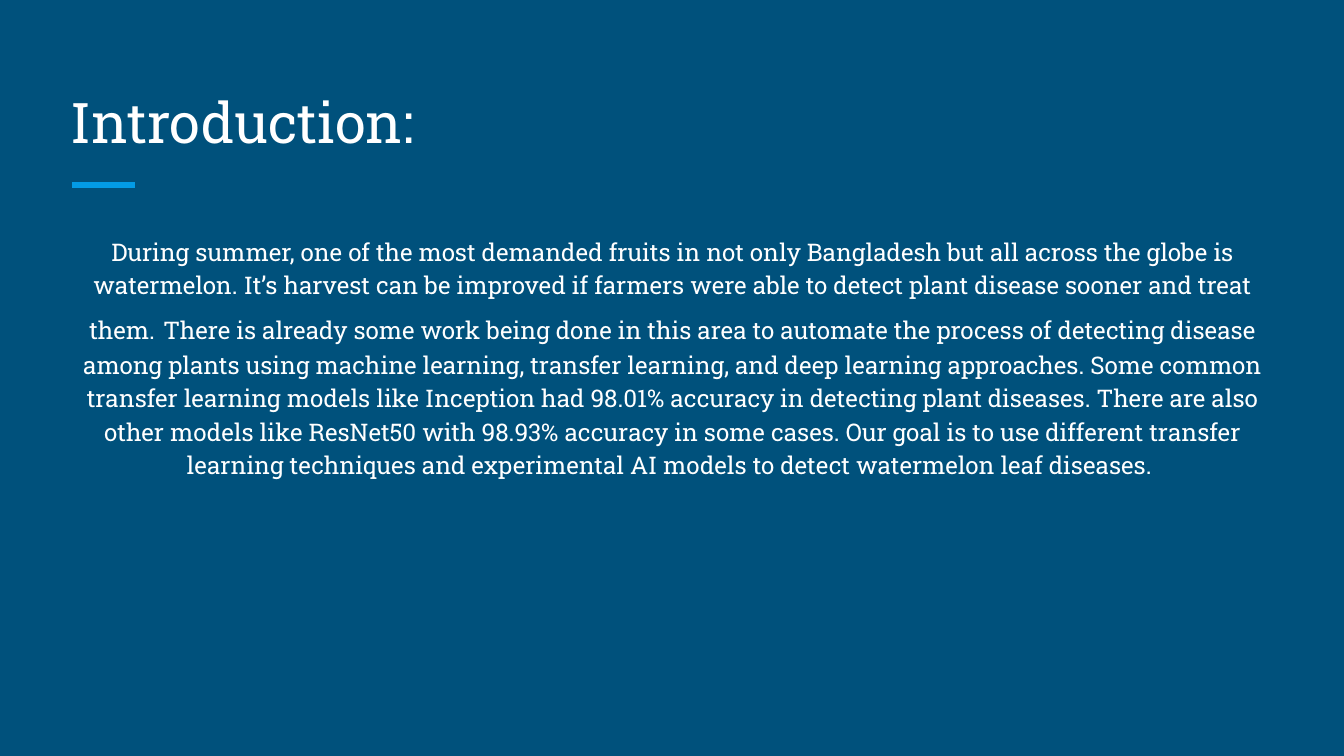
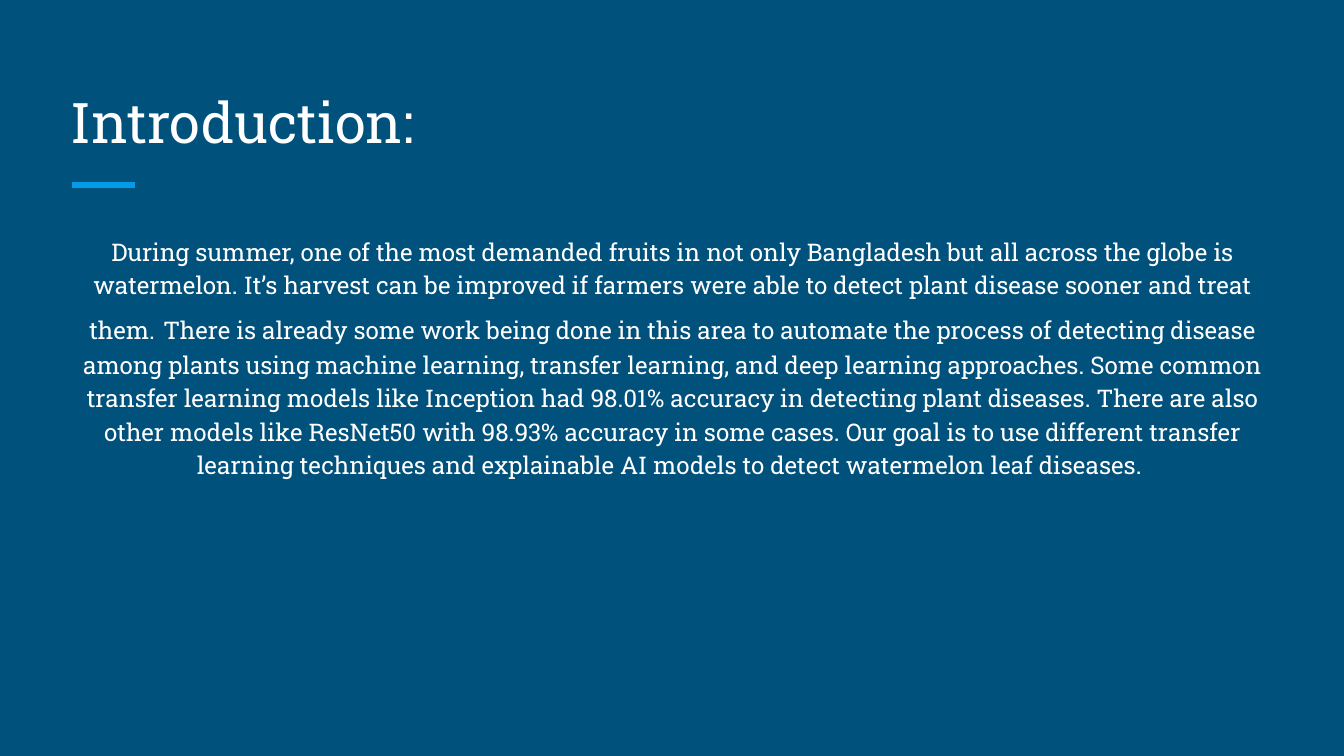
Before and after one commit to mdFuadIslam/cse438, a slide deck: slide 2 of Submission5/Slide.pptx. Drawn at 1344x756 pixels with LibreOffice and Linux fonts; fonts in the diff are those of the drawing. Boxes give left, top, right and bottom in pixels: in the first picture for what was removed or moved away, otherwise in the second. Text is boxed around its words. In the diff, an @@ line names an element or a change of style, - is before the commit and + after.

```diff
--- a/Submission5/Slide.pptx
+++ b/Submission5/Slide.pptx
@@ text at box(83, 242, 1262, 479): text changed @@
-During summer, one of the most demanded fruits in not only Bangladesh but all across the globe is watermelon. It’s harvest can be improved if farmers were able to detect plant disease sooner and treat them. There is already some work being done in this area to automate the process of detecting disease among plants using machine learning, transfer learning, and deep learning approaches. Some common transfer learning models like Inception had 98.01% accuracy in detecting plant diseases. There are also other models like ResNet50 with 98.93% accuracy in some cases. Our goal is to use different transfer learning techniques and experimental AI models to detect watermelon leaf diseases.
+During summer, one of the most demanded fruits in not only Bangladesh but all across the globe is watermelon. It’s harvest can be improved if farmers were able to detect plant disease sooner and treat them. There is already some work being done in this area to automate the process of detecting disease among plants using machine learning, transfer learning, and deep learning approaches. Some common transfer learning models like Inception had 98.01% accuracy in detecting plant diseases. There are also other models like ResNet50 with 98.93% accuracy in some cases. Our goal is to use different transfer learning techniques and explainable AI models to detect watermelon leaf diseases.
```
Also in this commit, not shown: 4 other files.
